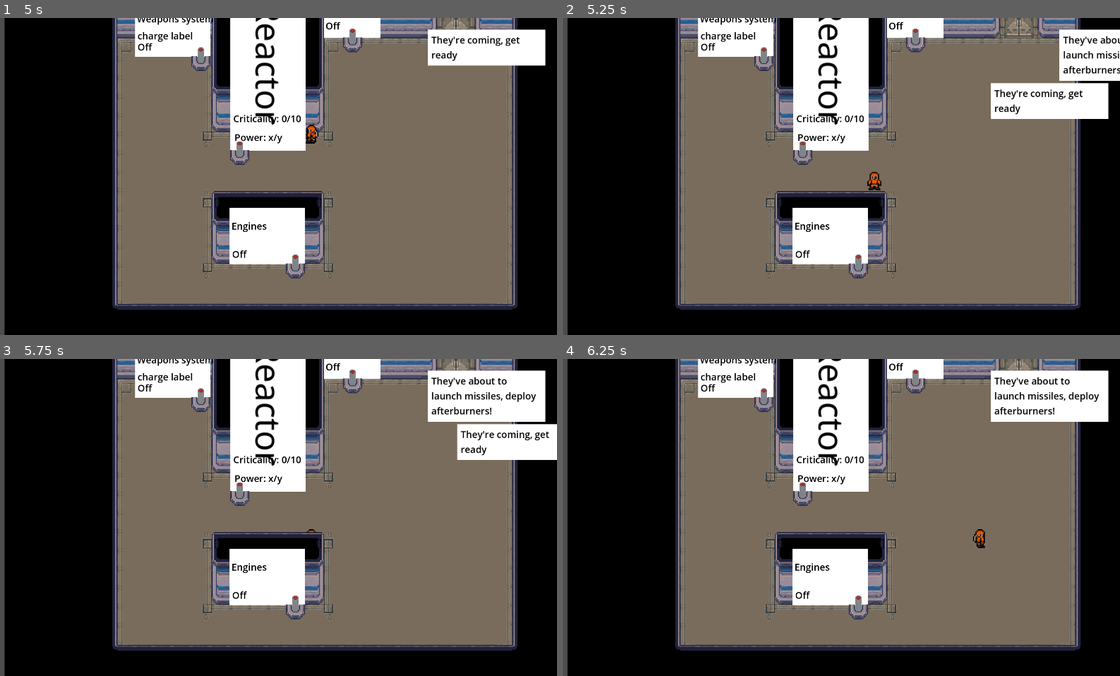
Above: before the commit, frames 1-4 (two rows, left to right).
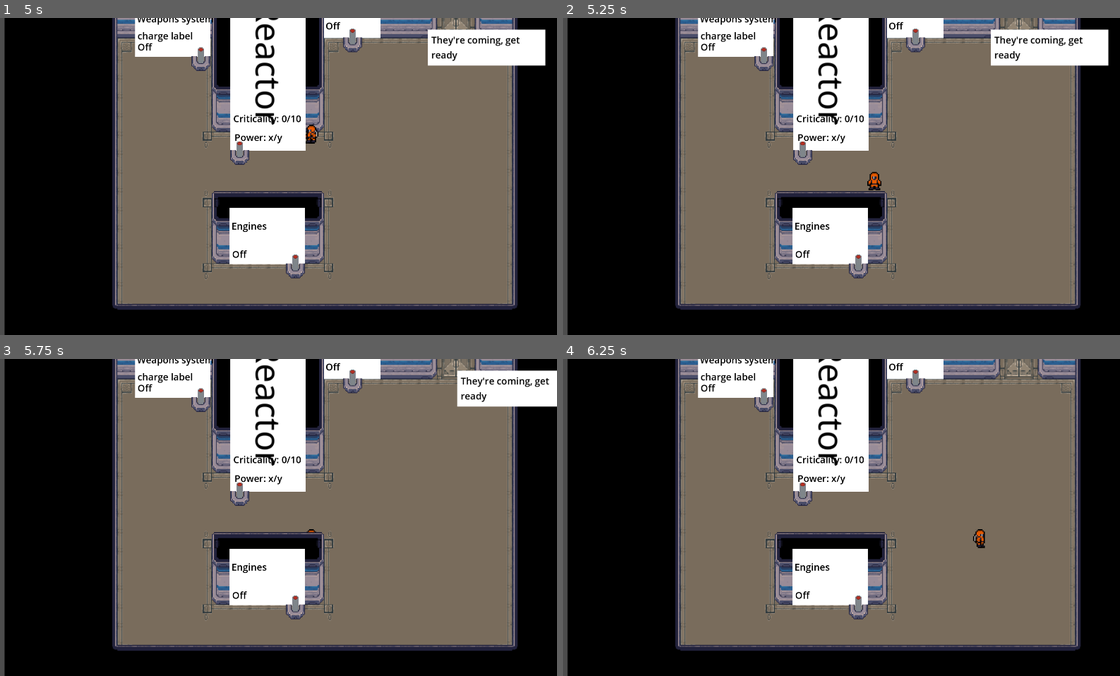
Above: after the commit, the same moments.

Repository: RichTeaMan/not-on-my-watch
Game: Godot game, scene res://scenes/engineering-room.tscn
The game is run twice, just before and just after one commit, with the same random seed, the same clock (stepped at 60 frames per second) and the same inputs.
Inputs:
- Up to frame 1 (5 s): hold D (right) 0.53-1.28 s; tap E (action) every 0.75 s from 0.6 to 4.35 s; hold S (down) 1.28-2.03 s; hold D (right) 2.03-2.78 s; tap Enter at 2.75 s; hold W (up) 2.78-3.53 s; hold A (left) from 3.53 s (still down)
- Up to frame 2 (5.25 s): tap Space at 5 s; release A (left) at 5.03 s; hold S (down) from 5.03 s (still down); tap E (action) at 5.1 s
- Up to frame 3 (5.75 s): keep holding S (down)
- Up to frame 4 (6.25 s): release S (down) at 5.78 s; hold D (right) from 5.78 s (still down); tap E (action) at 5.85 s

Frame 1 is identical in both runs. In frame 2, 4.7% of the frame differs, in the area x 76-100%, y 3-32%; in frame 3, 4.3%; in frame 4, 3.4%.

Commit message:
Enemy AI goes idle at regular intervals.

Diff:
--- a/ai/EnemyShip.gd
+++ b/ai/EnemyShip.gd
@@ -25,19 +25,20 @@
                 state = EnemyShipState.ATTACKING
             EnemyShipState.PREPARING_MISSILES:
                 state = EnemyShipState.LAUNCHING_MISSILES
-            _:
+            EnemyShipState.IDLE:
                 timeToStateChange = randi_range(5, 12)
                 state = randInitialState()
+            _: # always go to idle state for some player down time
+                timeToStateChange = randi_range(5, 12)
+                state = EnemyShipState.IDLE
         Global.enemy_ship_state_changed(state)
         Log.info("%s - %s seconds" % [EnemyShipState.keys()[state], timeToStateChange])
 
 func randInitialState() -> EnemyShipState:
     match randi() % 3:
         0:
-            return EnemyShipState.IDLE
+            return EnemyShipState.PREPARING_ATTACK
         1:
-            return EnemyShipState.PREPARING_ATTACK
-        2:
             return EnemyShipState.PREPARING_MISSILES
         _:
             return EnemyShipState.IDLE
